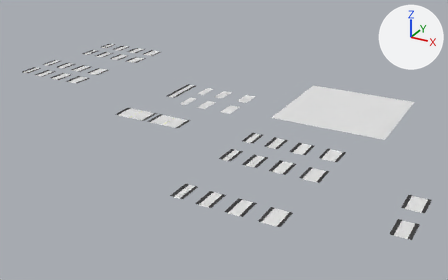
One commit to the Blender file Modelos perfectos/Calles Revisados.blend: the scene before it, then after it.
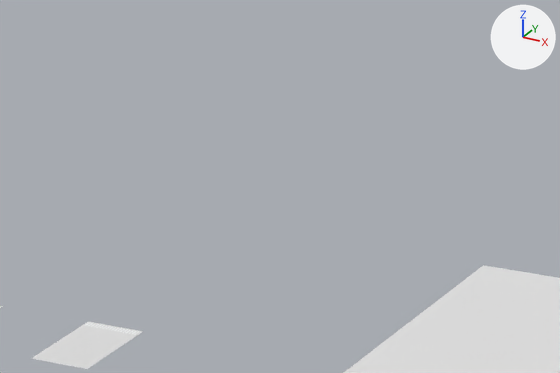
The first picture shows the older version from a 50 mm camera at (316.0, -530.0, 200.0) aimed at (62.0, -69.0, -30.0). The close-ups show both versions on the part from 52% to 73% of the width and 14% to 37% of the height of that picture; other places that the commit changed are outside them. Lighting does not change. The marker at upper right points along +X, +Y and +Z.

In view in the first close-up: '1CARRIL 1 ESTACIONAMIENTO TODO BIEN.014', 'Plane'.
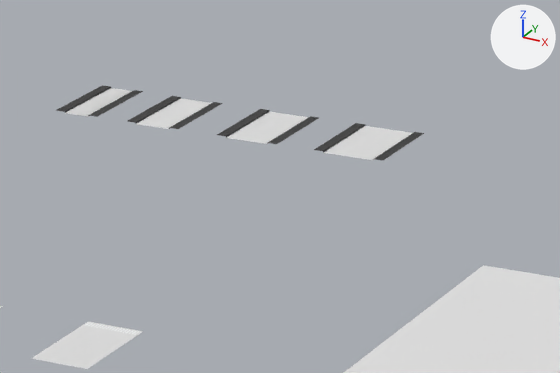
Location of each change, (x1, y1, x2, y2) in pixels of the close-ups (560 x 373 px):
'1CARRIL 1 ESTACIONAMIENTO TODO BIEN.020', added
    after: (314, 123, 424, 160)
    faces in mat_asfaltop (its picture is missing): (324, 126, 412, 160)
    faces in mat_vereda: (314, 123, 424, 160)
'1CARRIL 1 ESTACIONAMIENTO TODO BIEN.019', added
    after: (217, 109, 318, 144)
    faces in mat_asfaltop (its picture is missing): (226, 112, 309, 144)
    faces in mat_vereda: (217, 109, 318, 144)
'1CARRIL 1 ESTACIONAMIENTO TODO BIEN.021', added
    after: (128, 96, 223, 129)
    faces in mat_asfaltop (its picture is missing): (136, 98, 211, 129)
    faces in mat_vereda: (128, 96, 223, 129)
'1CARRIL 1 ESTACIONAMIENTO TODO BIEN.017', added
    after: (56, 85, 143, 117)
    faces in mat_asfaltop (its picture is missing): (66, 88, 132, 117)
    faces in mat_vereda: (56, 85, 143, 117)

What changed in the scene script:
```text
Add me_plane_036:
    me_plane_036.from_pydata(...)  # 44 vertices, 19 faces; spans x 0.0..11.0, y 0.0..20.0, z -0.2..0.0
    # faces by material slot: [1, 2, 16]
    me_plane_036.materials.append(mat_asfaltop)  # its picture is missing
    me_plane_036.materials.append(mat_vereda)
    me_plane_036.materials.append(mat_cordon)  # picture img_paleta_general_jpg
Add me_plane_031:
    me_plane_031.from_pydata(...)  # 44 vertices, 19 faces; spans x 11.9..25.9, y -10.0..10.0, z -0.1..0.1
    # faces by material slot: [1, 2, 16]
    me_plane_031.materials.append(mat_asfaltop)  # its picture is missing
    me_plane_031.materials.append(mat_vereda)
    me_plane_031.materials.append(mat_cordon)  # picture img_paleta_general_jpg
Add me_plane_029:
    me_plane_029.from_pydata(...)  # 44 vertices, 19 faces; spans x 0.0..12.1, y 0.0..20.0, z -0.2..0.0
    # faces by material slot: [1, 2, 16]
    me_plane_029.materials.append(mat_asfaltop)  # its picture is missing
    me_plane_029.materials.append(mat_vereda)
    me_plane_029.materials.append(mat_cordon)  # picture img_paleta_general_jpg
Add me_plane_012:
    me_plane_012.from_pydata(...)  # 42 vertices, 19 faces; spans x 0.0..9.0, y 0.0..20.0, z -0.2..0.0
    me_plane_012.polygons.foreach_set('use_smooth', [True] * 19)
    # faces by material slot: [1, 2, 16]
    me_plane_012.materials.append(mat_asfaltop)  # its picture is missing
    me_plane_012.materials.append(mat_vereda)
    me_plane_012.materials.append(mat_cordon)  # picture img_paleta_general_jpg
Add ob_1carril_1_estacionamiento_todo_bien_021:
    ob_1carril_1_estacionamiento_todo_bien_021 = bpy.data.objects.new('1CARRIL 1 ESTACIONAMIENTO TODO BIEN.021', me_plane_036)
    ob_1carril_1_estacionamiento_todo_bien_021.location = (17.5, 79.6, 0.2)
Add ob_1carril_1_estacionamiento_todo_bien_020:
    ob_1carril_1_estacionamiento_todo_bien_020 = bpy.data.objects.new('1CARRIL 1 ESTACIONAMIENTO TODO BIEN.020', me_plane_031)
    ob_1carril_1_estacionamiento_todo_bien_020.location = (44.4, 89.6, 0.1)
    ob_1carril_1_estacionamiento_todo_bien_020.rotation_euler = (0.0, 0.0, 6.283)  # degrees (0, 0, 360)
Add ob_1carril_1_estacionamiento_todo_bien_019:
    ob_1carril_1_estacionamiento_todo_bien_019 = bpy.data.objects.new('1CARRIL 1 ESTACIONAMIENTO TODO BIEN.019', me_plane_029)
    ob_1carril_1_estacionamiento_todo_bien_019.location = (36.4, 79.6, 0.2)
    ob_1carril_1_estacionamiento_todo_bien_019.scale = (1.04, 1.0, 1.0)
Add ob_1carril_1_estacionamiento_todo_bien_017:
    ob_1carril_1_estacionamiento_todo_bien_017 = bpy.data.objects.new('1CARRIL 1 ESTACIONAMIENTO TODO BIEN.017', me_plane_012)
    ob_1carril_1_estacionamiento_todo_bien_017.location = (2.2, 79.6, 0.2)
    ob_1carril_1_estacionamiento_todo_bien_017.rotation_euler = (0.0, 0.0, 6.283)  # degrees (0, 0, 360)
```
